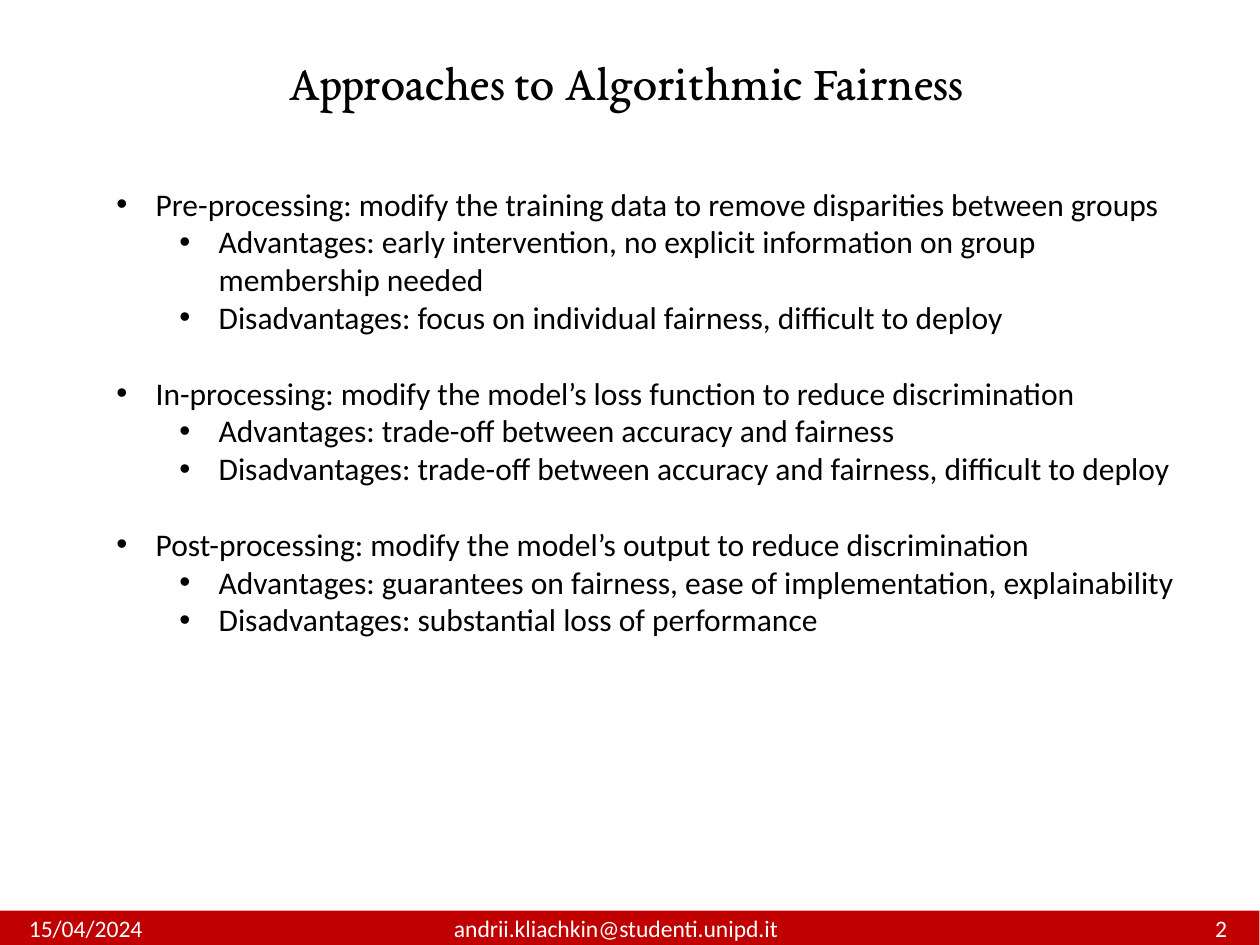
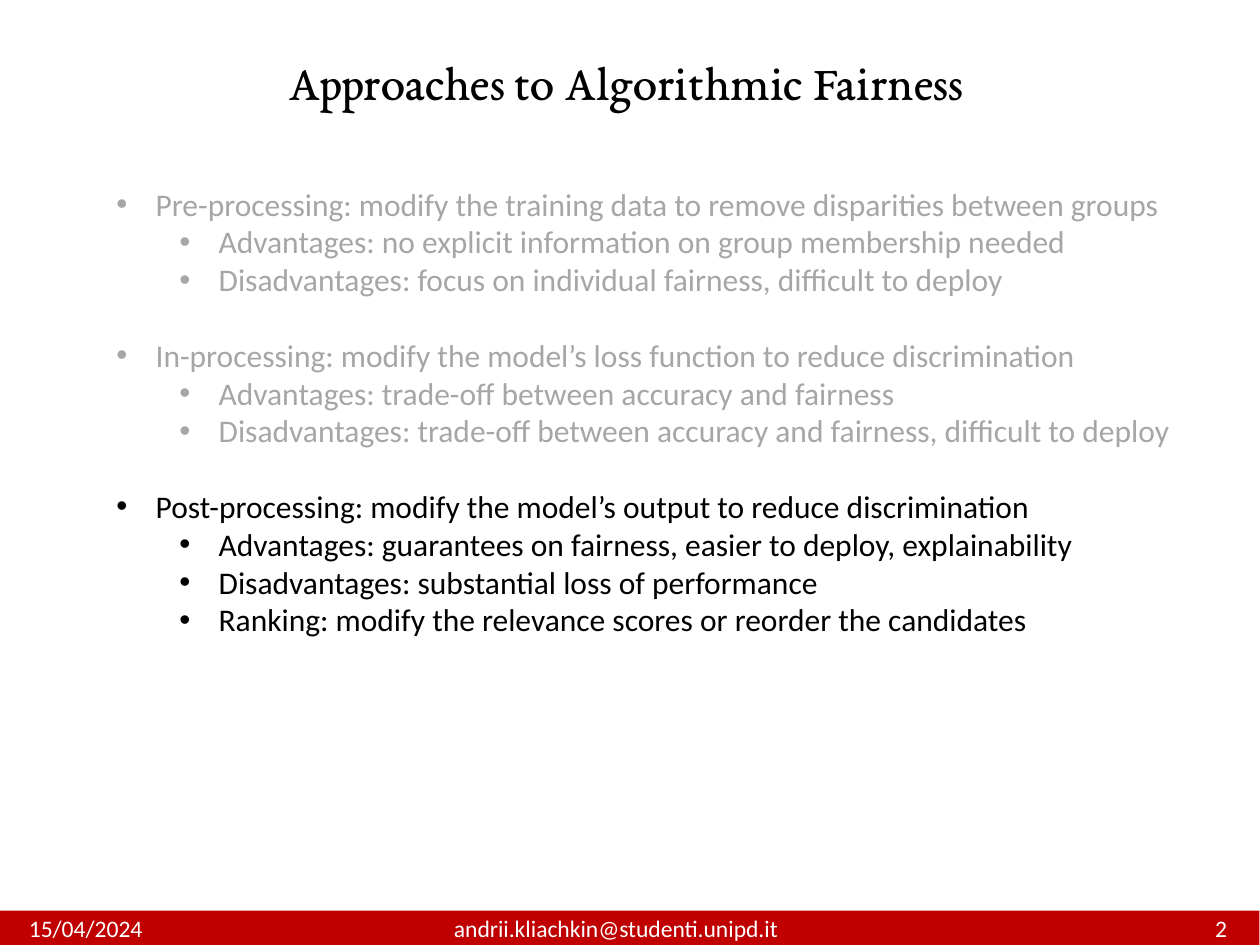
Before and after one commit to andrewklayk/unipd_thesis, a slide deck: slide 12 of AndriiKliachkin.pptx. Drawn at 1260x945 pixels with LibreOffice and Linux fonts; fonts in the diff are those of the drawing. Boxes give left, top, right and bottom in pixels: in the first picture for what was removed or moved away, otherwise in the second. Text is boxed around its words. In the diff, an @@ line names an element or a change of style, - is before the commit and + after.

```diff
--- a/AndriiKliachkin.pptx
+++ b/AndriiKliachkin.pptx
@@ text at (156,194,1169,447): text colour #000000 to #A6A6A6 in "Pre-processing: modify the training data to remove ...", "Disadvantages: focus on individual fairness, difficult to ...", "In-processing: modify the model’s loss function to ...", "Advantages: trade-off between accuracy and fairness" and 1 more places @@
@@ text at (219,231,1065,258): text changed; text colour #000000 to #A6A6A6 @@
-  • Advantages: early intervention, no explicit information on group membership needed
+  • Advantages: no explicit information on group membership needed
@@ text at (219,534,1071,562): text changed @@
-  • Advantages: guarantees on fairness, ease of implementation, explainability
+  • Advantages: guarantees on fairness, easier to deploy, explainability
@@ text at (219,609,1026,637): paragraph added @@
+  • Ranking: modify the relevance scores or reorder the candidates
```
Also in this commit, not shown: 20 other slides changed, 7 slides added, 4 slides removed, 9 other files.
